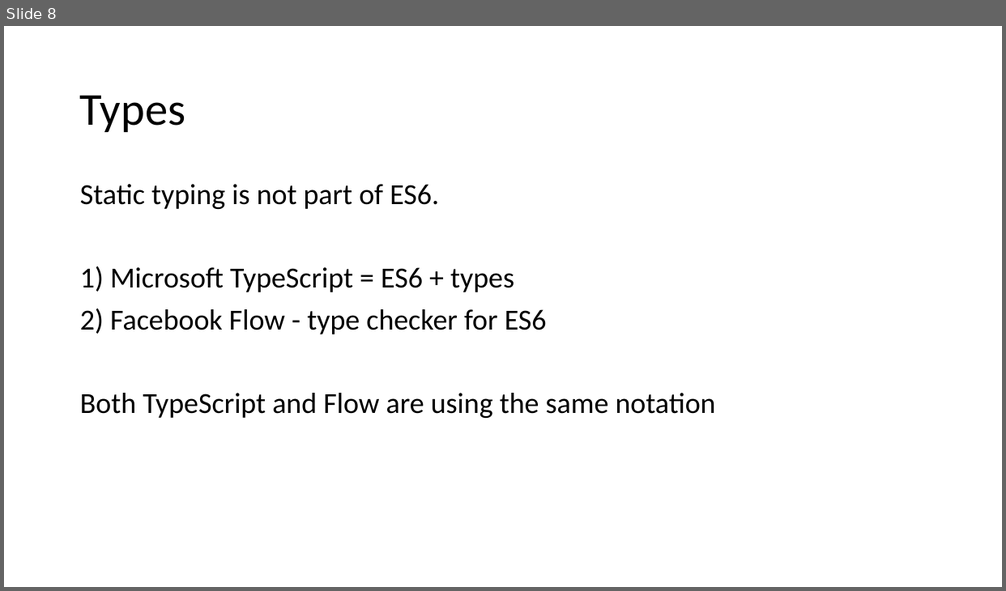
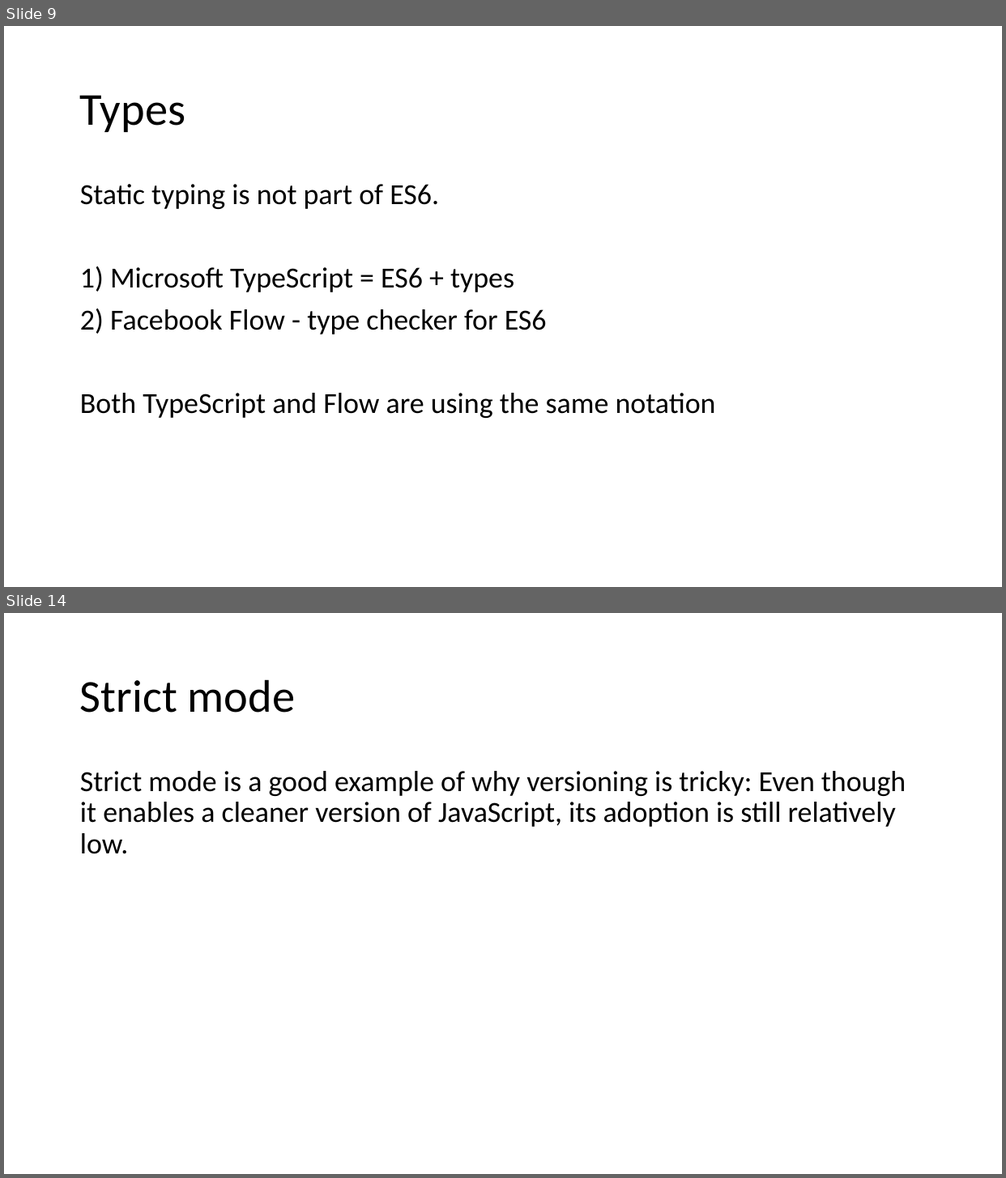
Before and after one commit to dzmitry-varabei/front-end-course, a slide deck: es6/es6.pptx. Shown one above the other, each under a label of ours: slide 8 before the commit, slides 9 and 14 after it; the slides between them are not shown. The pictures are 1006x591 and 1006x1178 pixels, drawn with LibreOffice and Linux fonts; fonts in the diff are those of the drawing. Boxes give left, top, right and bottom in pixels: in the first picture for what was removed or moved away, otherwise in the second. Text is boxed around its words. In the diff, an @@ line names an element or a change of style, - is before the commit and + after.

```diff
--- a/es6/es6.pptx
+++ b/es6/es6.pptx
@@ slide 14 added at box(4, 613, 1002, 1174), background #FFFFFF @@
@@ title added at box(80, 679, 296, 713), 44 pt, text #000000 @@
+Strict mode
@@ text added at box(80, 771, 906, 854), 28 pt, text #000000 @@
+Strict mode is a good example of why versioning is tricky: Even though it enables a cleaner version of JavaScript, its adoption is still relatively low.
@@ what was slide 8 is now slide 9 @@
```
Also in this commit, not shown: 1 slide changed, 9 other slides added, 1 other file.
